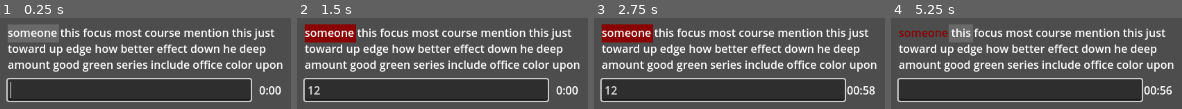
Above: before the commit, frames 1-4 (left to right).
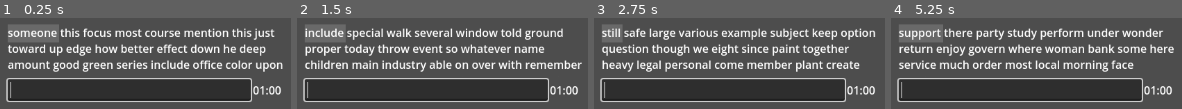
Above: after the commit, the same moments.

Repository: elensiel/typin-
Game: Godot game, scene res://scene/main.tscn
Two runs of this game, one before a commit and one after it. Both use one fixed random seed, a clock stepped at 60 frames per second and the inputs below.
Inputs (mouse positions are in pixels of both pictures, inside the frame that each line leads up to):
- Up to frame 1 (0.25 s): no input
- Up to frame 2 (1.5 s): click (425, 89) at 0.52 s; type "12" at 0.6 s; tap Enter at 1.25 s; hold Tab (tab) from 1.28 s (still down)
- Up to frame 3 (2.75 s): tap Space at 2 s; release Tab (tab) at 2.03 s; tap Tab (tab) at 2.1 s
- Up to frame 4 (5.25 s): tap Enter at 2.75, 4.25 s; hold Tab (tab) 2.78-3.53 s; tap Space at 3.5, 5 s; tap Tab (tab) at 3.6, 5.1 s; hold Tab (tab) 4.28-5.03 s

The runs differ from the first frame. In frame 1, 0.3% of the frame differs, in the area x 86-95%, y 74-85%; in frame 2, 19%, in the area x 2-98%, y 6-88%; in frame 3, 19%; in frame 4, 19%.

Commit message:
can reset with tab

Diff:
--- a/project.godot
+++ b/project.godot
@@ -22,6 +22,7 @@
 TypingManager="*res://script/global/typing_manager.gd"
 TimerManager="*res://script/global/timer_manager.gd"
 ScoreManager="*res://script/global/score_manager.gd"
+InputManager="*res://script/global/input_manager.gd"
 
 [display]
 
--- a/scene/main.tscn
+++ b/scene/main.tscn
@@ -9,7 +9,6 @@
 func _ready() -> void:
 	var line_edit: LineEdit = $CenterContainer/VBoxContainer/HBoxContainer/MarginContainer2/LineEdit
 	TypingManager.connect_line_edit(line_edit)
-	line_edit.grab_focus()
 
 	var main_text: RichTextLabel = $CenterContainer/VBoxContainer/MarginContainer/RichTextLabel
 	TextManager.connect_label(main_text)
--- /dev/null
+++ b/script/global/input_manager.gd
@@ -0,0 +1,6 @@
+extends Node
+#class_name InputManager
+
+func _input(event: InputEvent) -> void:
+	if event.is_action_pressed("tab"):
+		StateMachine.change_state(StateMachine.State.RESET)
--- a/script/global/state_machine.gd
+++ b/script/global/state_machine.gd
@@ -26,6 +26,7 @@
 	TextManager.new_text()
 	TypingManager.new_test()
 	TextManager.update_text()
+	TextManager.scroll_update()
 
 func _handle_typing() -> void:
 	TimerManager.start()
@@ -35,4 +36,5 @@
 	TimerManager.stop()
 
 func _handle_reset() -> void:
-	pass
+	TimerManager.stop()
+	change_state(State.NEW)
--- a/script/global/timer_manager.gd
+++ b/script/global/timer_manager.gd
@@ -8,7 +8,9 @@
 var second: int = 0
 
 #region node connections
-func connect_label(node: RichTextLabel) -> void: label = node
+func connect_label(node: RichTextLabel) -> void:
+	label = node
+	_update_label()
 
 func connect_timer(node: Timer) -> void:
 	timer = node
@@ -26,6 +28,11 @@
 func stop() -> void:
 	timer.stop()
 
+	minute = 1
+	second = 0
+
+	_update_label()
+
 func _update_label() -> void: label.text = "%02d:%02d" % [minute, second]
 
 func _on_timer_timeout() -> void:
--- a/script/global/typing_manager.gd
+++ b/script/global/typing_manager.gd
@@ -81,6 +81,7 @@
 
 	#enable typing
 	line_edit.editable = true
+	line_edit.edit()
 
 func stop_test() -> void:
 	line_edit.editable = false
Not shown, added: script/global/input_manager.gd.uid
